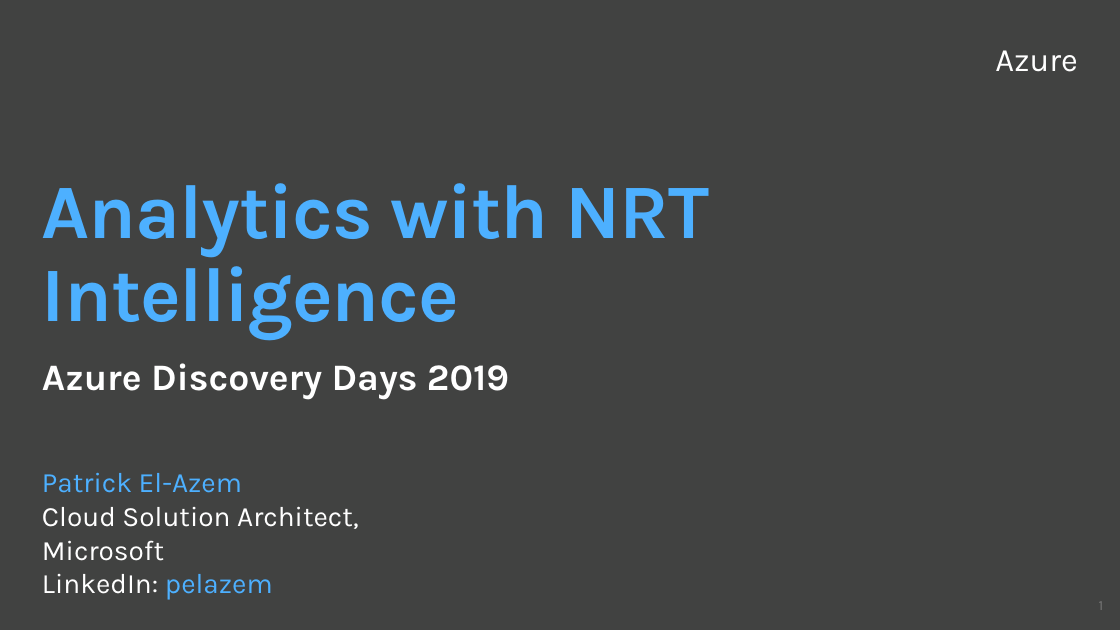
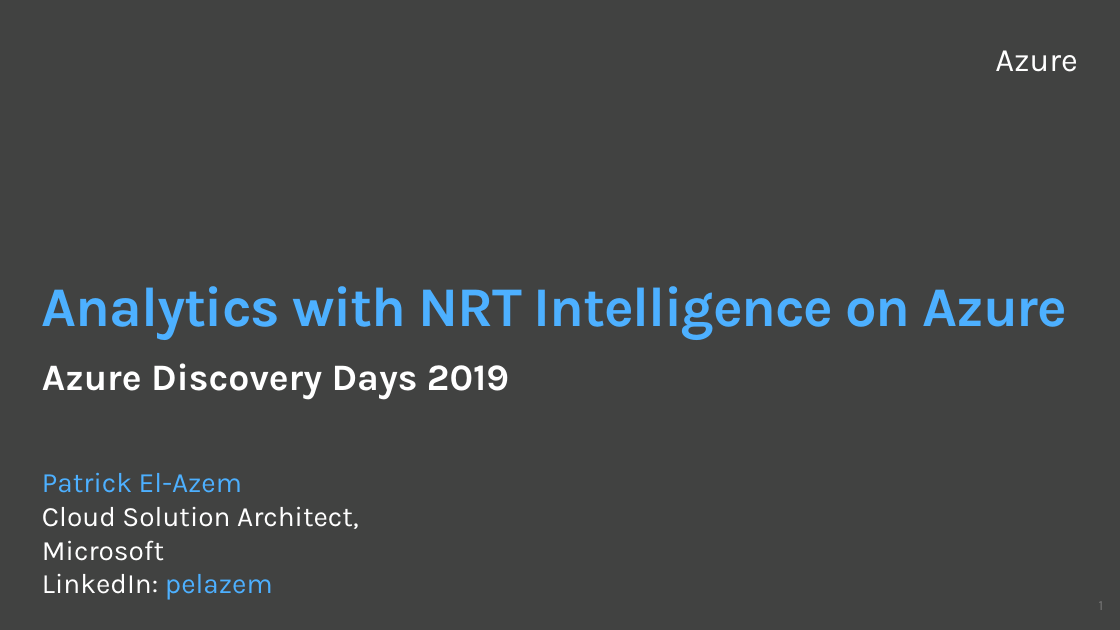
Before and after one commit to rekha-balan/azure-discoveryday2019-mdw, a slide deck: slide 1 of files/session.pptx. Drawn at 1120x630 pixels with LibreOffice and Linux fonts; fonts in the diff are those of the drawing; background and template pictures are left out. Boxes give left, top, right and bottom in pixels: in the first picture for what was removed or moved away, otherwise in the second. Text is boxed around its words. In the diff, an @@ line names an element or a change of style, - is before the commit and + after.

```diff
--- a/files/session.pptx
+++ b/files/session.pptx
@@ title at (42,286,1068,339): text changed; size 66 to 48 pt @@
-Analytics with NRT Intelligence
+Analytics with NRT Intelligence on Azure
```
Also in this commit, not shown: 1 other slide changed, 14 slides added.
